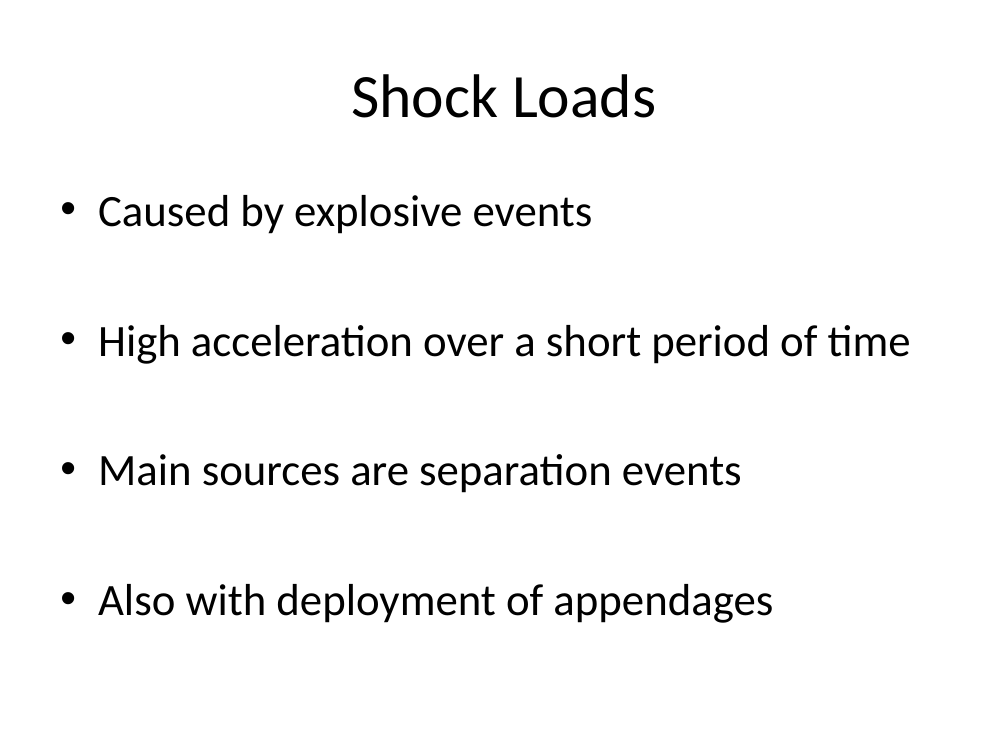
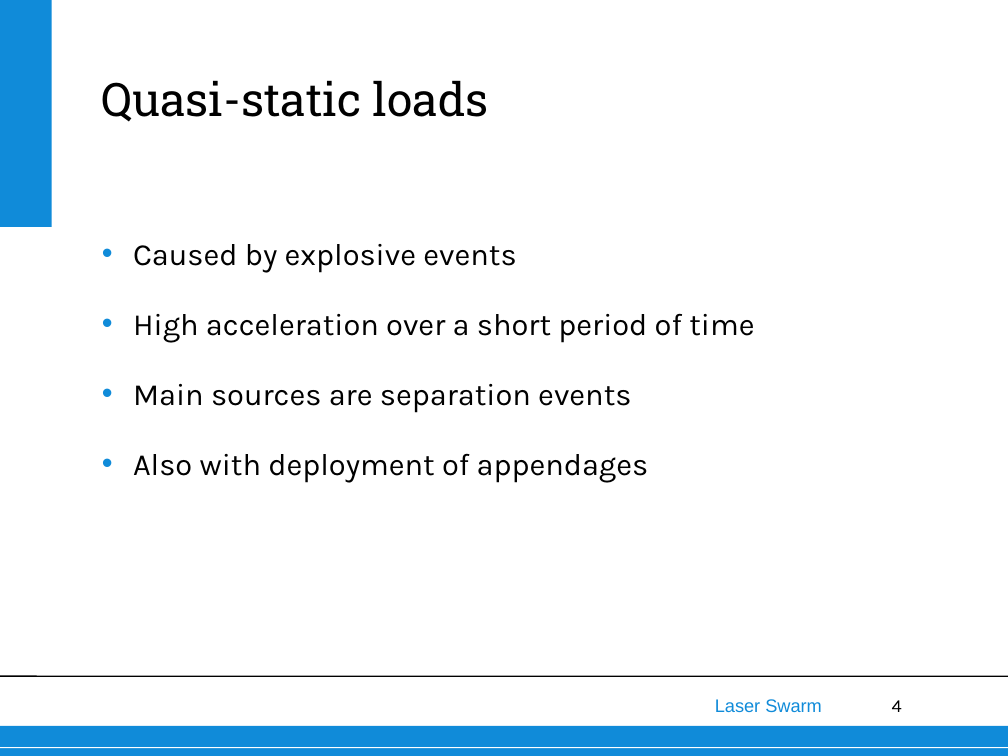
Before and after one commit to thewisenerd/laser-swarm, a slide deck: slide 4 of finalPresentation/subsections/Launch loads.ppt. Drawn at 1008x756 pixels with LibreOffice and Linux fonts; fonts in the diff are those of the drawing; background and template pictures are left out. Boxes give left, top, right and bottom in pixels: in the first picture for what was removed or moved away, otherwise in the second. Text is boxed around its words. In the diff, an @@ line names an element or a change of style, - is before the commit and + after.

Commit message:
Added Launch loads

```diff
--- a/finalPresentation/subsections/Launch loads.ppt
+++ b/finalPresentation/subsections/Launch loads.ppt
@@ rectangle added at bbox=[0, 0, 51, 227], fill #108BD9 @@
@@ text added at bbox=[101, 80, 489, 122], 33 pt, text #000000 @@
+Quasi-static loads
@@ title removed at bbox=[351, 74, 656, 118] @@
-Shock Loads
@@ text "Caused by explosive events": place and size @@
-text "Caused by explosive events" at bbox=[98, 195, 911, 623]
+text "Caused by explosive events" at bbox=[133, 244, 754, 483]
@@ text "Caused by explosive events" at bbox=[133, 244, 754, 483]: size 32 to 22 pt, font Calibri to Karla; indent changed; line spacing 1 to 25pt; less space between paragraphs; bullet colour #000000 to #108BD9 @@
@@ line added from (0, 676) to (1008, 676), #000000 0.99 pt @@
@@ text added at bbox=[715, 699, 822, 712], 13 pt, text #108BD9 @@
+Laser Swarm
@@ page number added at bbox=[892, 700, 902, 712], 13 pt, text #000000 @@
+4
@@ rectangle added at bbox=[0, 726, 1008, 756], fill #108BD9 @@
@@ line added from (0, 748) to (1008, 748), #FFFFFF 0.74 pt @@
```
Also in this commit, not shown: 7 other slides changed, 1 other file.
